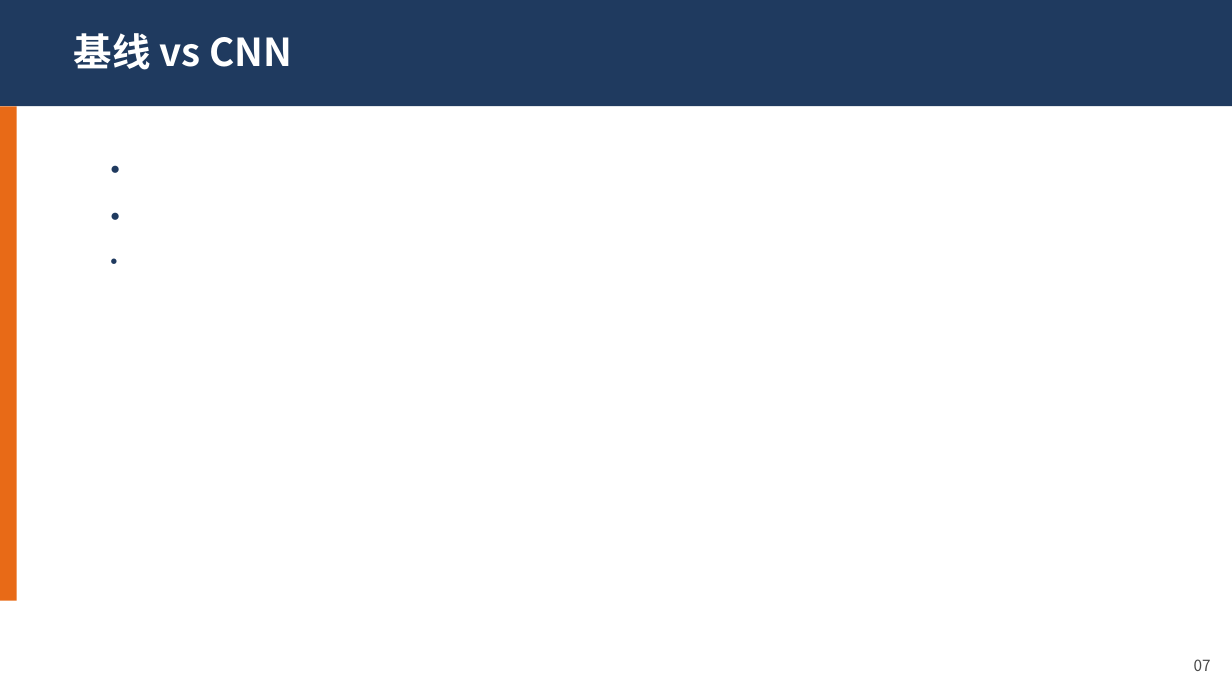
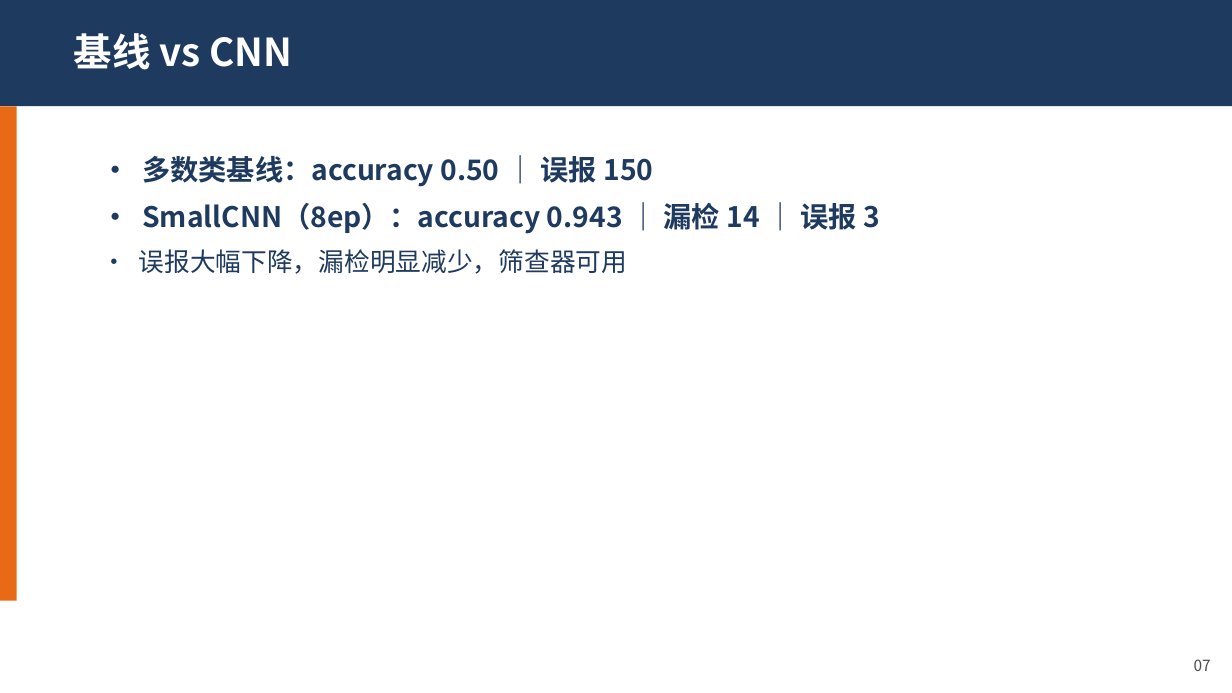
Before and after one commit to tissuefish/ai-camp-2026-d2-xuanhaochen-u202410766, a slide deck: slide 7 of presentation.pptx. Drawn at 1232x693 pixels with LibreOffice and Linux fonts; fonts in the diff are those of the drawing. Boxes give left, top, right and bottom in pixels: in the first picture for what was removed or moved away, otherwise in the second. Text is boxed around its words. In the diff, an @@ line names an element or a change of style, - is before the commit and + after.

```diff
--- a/presentation.pptx
+++ b/presentation.pptx
@@ text at [139, 156, 880, 274]: text changed @@
-•
-•
-•
+• 多数类基线：accuracy 0.50 ｜ 误报 150
+• SmallCNN（8ep）：accuracy 0.943 ｜ 漏检 14 ｜ 误报 3
+• 误报大幅下降，漏检明显减少，筛查器可用
```
Also in this commit, not shown: 9 other slides changed.
